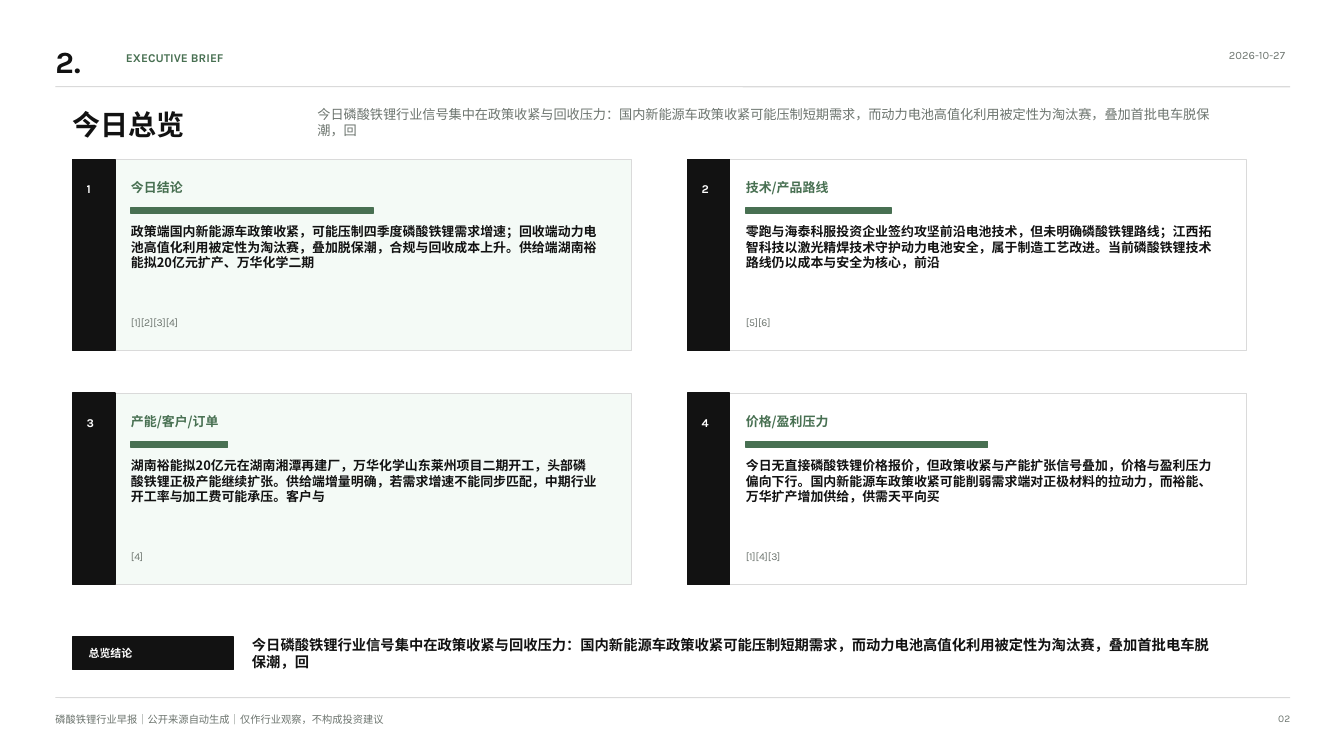
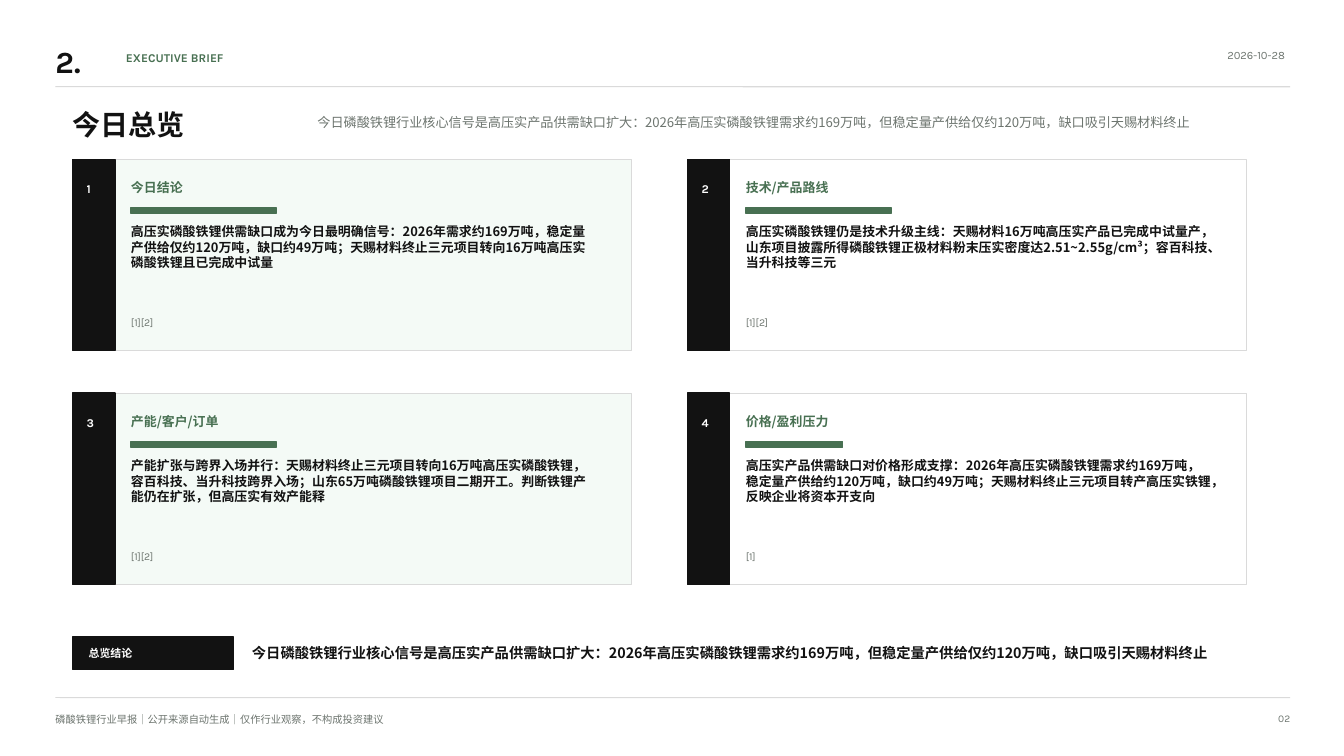
Before and after one commit to nicholsonbeckettr-glitch/spark-public, a slide deck: slide 2 of docs/reports/latest.pptx. Drawn at 1344x756 pixels with LibreOffice and Linux fonts; fonts in the diff are those of the drawing. Boxes give left, top, right and bottom in pixels: in the first picture for what was removed or moved away, otherwise in the second. Text is boxed around its words. In the diff, an @@ line names an element or a change of style, - is before the commit and + after.

```diff
--- a/docs/reports/latest.pptx
+++ b/docs/reports/latest.pptx
@@ text at <box>1227,52,1285,59</box>: text changed @@
-2026-10-27
+2026-10-28
@@ text at <box>317,116,1189,128</box>: text changed @@
-今日磷酸铁锂行业信号集中在政策收紧与回收压力：国内新能源车政策收紧可能压制短期需求，而动力电池高值化利用被定性为淘汰赛，叠加首批电车脱保潮，回
+今日磷酸铁锂行业核心信号是高压实产品供需缺口扩大：2026年高压实磷酸铁锂需求约169万吨，但稳定量产供给仅约120万吨，缺口吸引天赐材料终止
@@ rectangle: place and size @@
-rectangle at <box>131,208,373,214</box>
+rectangle at <box>131,208,276,214</box>
@@ text at <box>131,225,585,254</box>: text changed @@
-政策端国内新能源车政策收紧，可能压制四季度磷酸铁锂需求增速；回收端动力电池高值化利用被定性为淘汰赛，叠加脱保潮，合规与回收成本上升。供给端湖南裕能拟20亿元扩产、万华化学二期
+高压实磷酸铁锂供需缺口成为今日最明确信号：2026年需求约169万吨，稳定量产供给仅约120万吨，缺口约49万吨；天赐材料终止三元项目转向16万吨高压实磷酸铁锂且已完成中试量
@@ text at <box>746,225,1221,268</box>: text changed @@
-零跑与海泰科服投资企业签约攻坚前沿电池技术，但未明确磷酸铁锂路线；江西拓智科技以激光精焊技术守护动力电池安全，属于制造工艺改进。当前磷酸铁锂技术路线仍以成本与安全为核心，前沿
+高压实磷酸铁锂仍是技术升级主线：天赐材料16万吨高压实产品已完成中试量产，山东项目披露所得磷酸铁锂正极材料粉末压实密度达2.51~2.55g/cm³；容百科技、当升科技等三元
@@ text at <box>131,318,153,327</box>: text changed @@
-[1][2][3][4]
+[1][2]
@@ text at <box>746,318,768,327</box>: text changed @@
-[5][6]
+[1][2]
@@ rectangle: place and size @@
-rectangle at <box>131,442,228,448</box>
+rectangle at <box>131,442,276,448</box>
@@ rectangle: place and size @@
-rectangle at <box>746,442,988,448</box>
+rectangle at <box>746,442,843,448</box>
@@ text at <box>131,459,586,503</box>: text changed @@
-湖南裕能拟20亿元在湖南湘潭再建厂，万华化学山东莱州项目二期开工，头部磷酸铁锂正极产能继续扩张。供给端增量明确，若需求增速不能同步匹配，中期行业开工率与加工费可能承压。客户与
+产能扩张与跨界入场并行：天赐材料终止三元项目转向16万吨高压实磷酸铁锂，容百科技、当升科技跨界入场；山东65万吨磷酸铁锂项目二期开工。判断铁锂产能仍在扩张，但高压实有效产能释
@@ text at <box>746,459,1224,502</box>: text changed @@
-今日无直接磷酸铁锂价格报价，但政策收紧与产能扩张信号叠加，价格与盈利压力偏向下行。国内新能源车政策收紧可能削弱需求端对正极材料的拉动力，而裕能、万华扩产增加供给，供需天平向买
+高压实产品供需缺口对价格形成支撑：2026年高压实磷酸铁锂需求约169万吨，稳定量产供给约120万吨，缺口约49万吨；天赐材料终止三元项目转产高压实铁锂，反映企业将资本开支向
@@ text at <box>131,552,153,561</box>: text changed @@
-[4]
+[1][2]
@@ text at <box>746,552,756,561</box>: text changed @@
-[1][4][3]
+[1]
@@ text at <box>252,645,1207,660</box>: text changed @@
-今日磷酸铁锂行业信号集中在政策收紧与回收压力：国内新能源车政策收紧可能压制短期需求，而动力电池高值化利用被定性为淘汰赛，叠加首批电车脱保潮，回
+今日磷酸铁锂行业核心信号是高压实产品供需缺口扩大：2026年高压实磷酸铁锂需求约169万吨，但稳定量产供给仅约120万吨，缺口吸引天赐材料终止
```
Also in this commit, not shown: 10 other slides changed, 4 other files.
